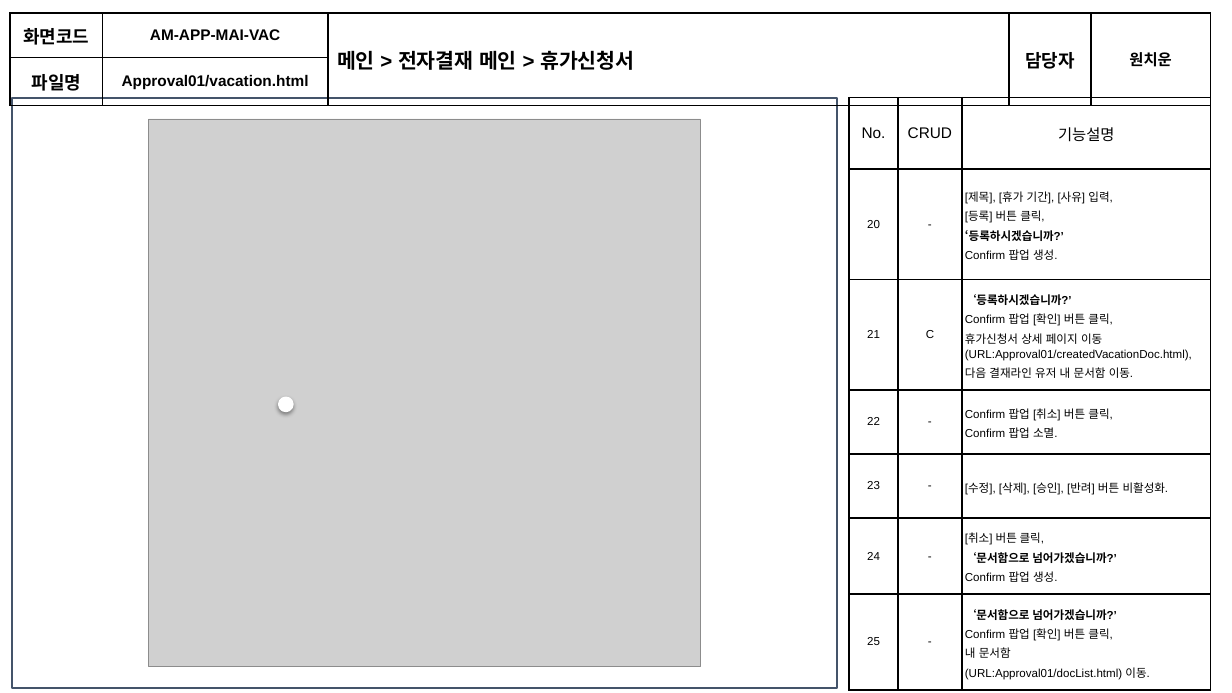
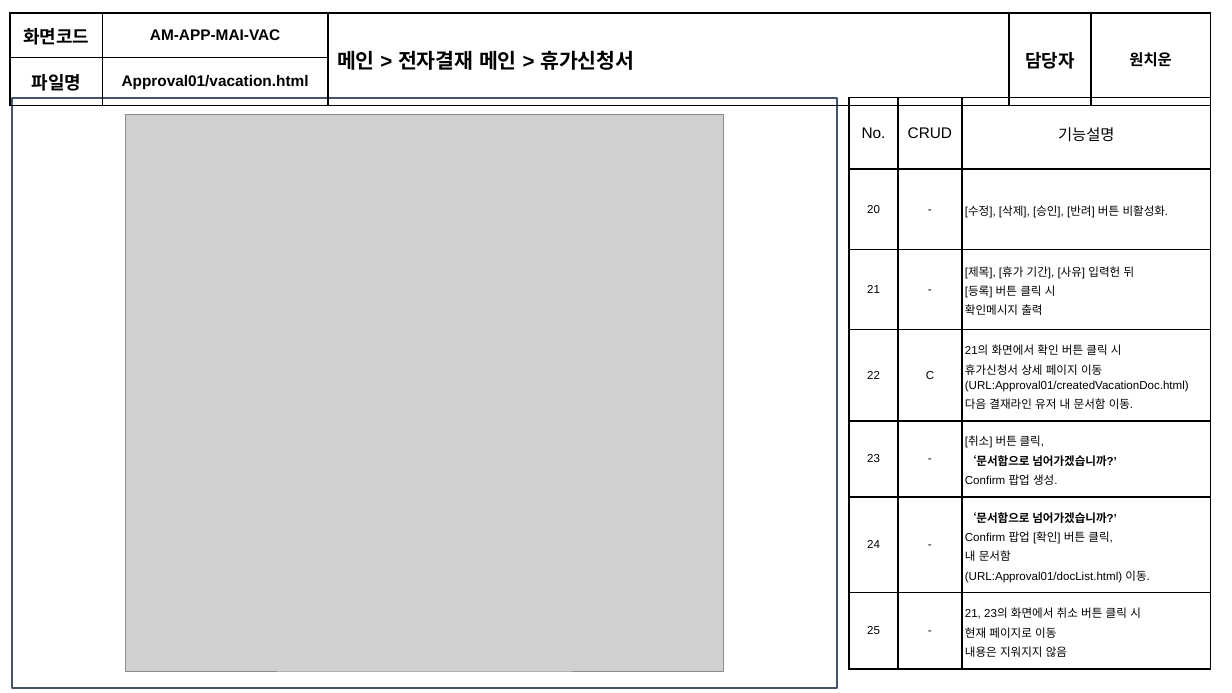
Before and after one commit to soulluna/-6th-_cosmo_1th_group, a slide deck: slide 32 of 작업완료포트폴리오/4. 화면설계서/[6기]1조_화면설계서_V1.5.pptx (slide 33 before the commit). Drawn at 1232x693 pixels with LibreOffice and Linux fonts; fonts in the diff are those of the drawing; grey boxes stand for pictures. Boxes give left, top, right and bottom in pixels: in the first picture for what was removed or moved away, otherwise in the second. Text is boxed around its words. In the diff, an @@ line names an element or a change of style, - is before the commit and + after.

Commit message:
문서 재정립

```diff
--- a/작업완료포트폴리오/4. 화면설계서/[6기]1조_화면설계서_V1.5.pptx
+++ b/작업완료포트폴리오/4. 화면설계서/[6기]1조_화면설계서_V1.5.pptx
@@ picture: place and size @@
-picture at (149,119,701,667)
+picture at (126,115,724,671)
@@ table at (849,98,1211,661) @@
-row 2, column 3: [제목], [휴가 기간], [사유] 입력, / [등록] 버튼 클릭, / ‘등록하시겠습니까?’ / Confirm 팝업 생성.
+row 2, column 3: [수정], [삭제], [승인], [반려] 버튼 비활성화.
-row 3, column 2: C
+row 3, column 2: -
-row 3, column 3: ‘등록하시겠습니까?’ / Confirm 팝업 [확인] 버튼 클릭, / 휴가신청서 상세 페이지 이동 / (URL:Approval01/createdVacationDoc.html), / 다음 결재라인 유저 내 문서함 이동.
+row 3, column 3: [제목], [휴가 기간], [사유] 입력헌 뒤 / [등록] 버튼 클릭 시 / 확인메시지 출력
-row 4, column 2: -
+row 4, column 2: C
-row 4, column 3: Confirm 팝업 [취소] 버튼 클릭, / Confirm 팝업 소멸.
+row 4, column 3: 21의 화면에서 확인 버튼 클릭 시 / 휴가신청서 상세 페이지 이동 / (URL:Approval01/createdVacationDoc.html) / 다음 결재라인 유저 내 문서함 이동.
-row 5, column 3: [수정], [삭제], [승인], [반려] 버튼 비활성화.
+row 5, column 3: [취소] 버튼 클릭, / ‘문서함으로 넘어가겠습니까?’ / Confirm 팝업 생성.
-row 6, column 3: [취소] 버튼 클릭, / ‘문서함으로 넘어가겠습니까?’ / Confirm 팝업 생성.
+row 6, column 3: ‘문서함으로 넘어가겠습니까?’ / Confirm 팝업 [확인] 버튼 클릭, / 내 문서함 / (URL:Approval01/docList.html) 이동.
-row 7, column 3: ‘문서함으로 넘어가겠습니까?’ / Confirm 팝업 [확인] 버튼 클릭, / 내 문서함 / (URL:Approval01/docList.html) 이동.
+row 7, column 3: 21, 23의 화면에서 취소 버튼 클릭 시 / 현재 페이지로 이동 / 내용은 지워지지 않음
@@ ellipse removed at (280,398,292,410) @@
```
Also in this commit, not shown: 48 other slides changed, 1 slide removed, 31 other files.
